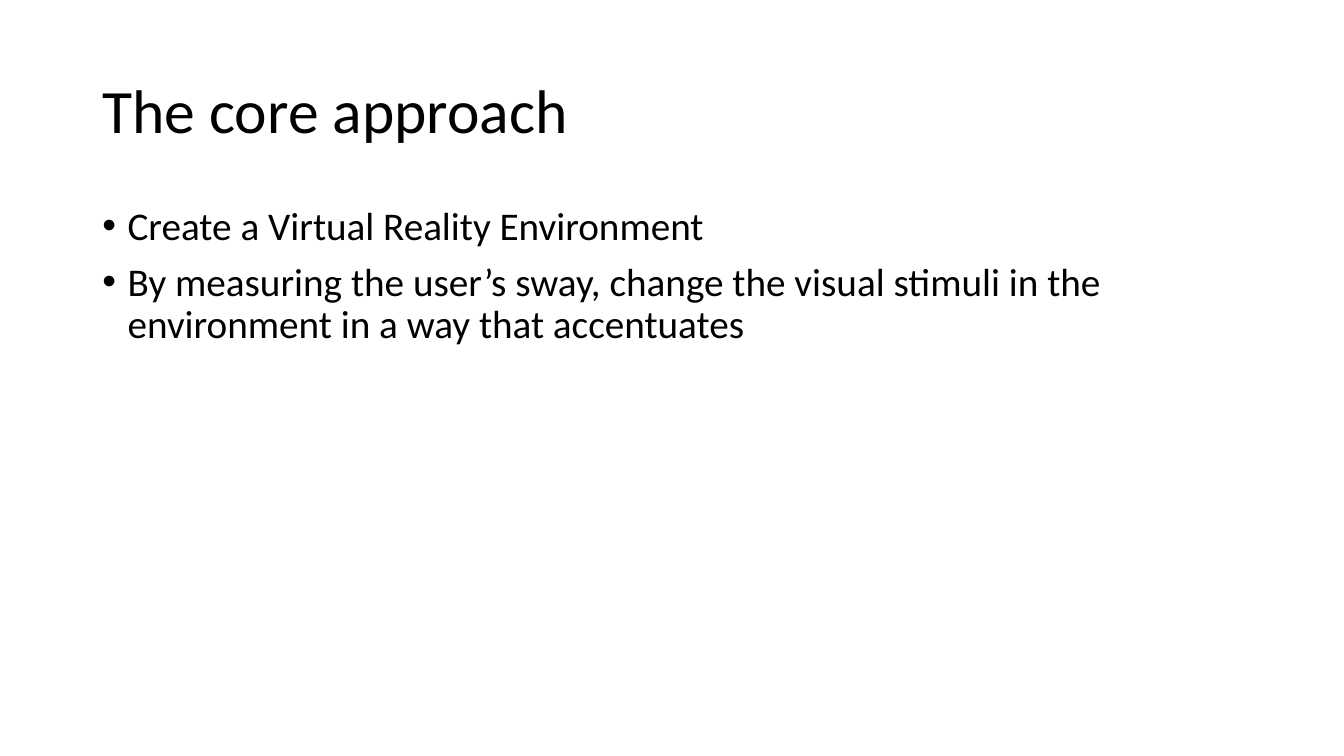
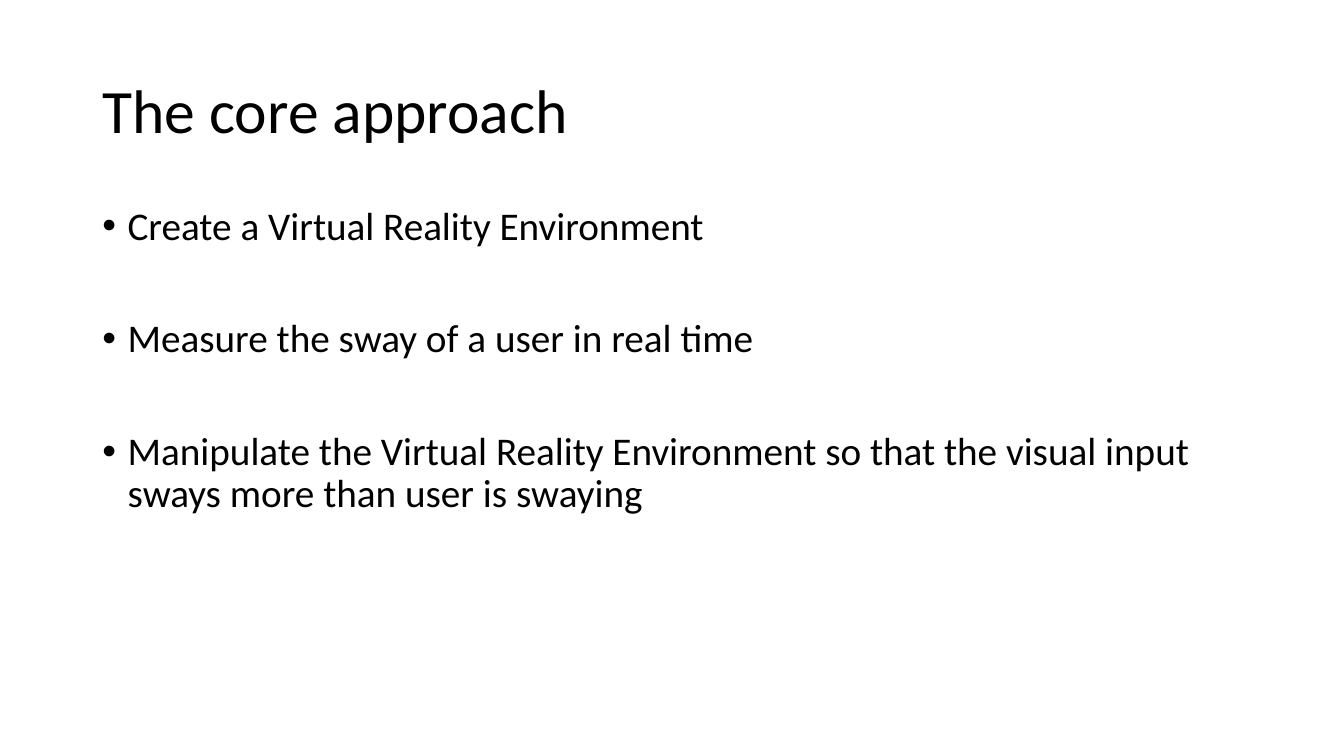
Before and after one commit to colonbrack3t/Final-Year-Project-2022, a slide deck: slide 3 of Final Year Project.pptx. Drawn at 1344x756 pixels with LibreOffice and Linux fonts; fonts in the diff are those of the drawing. Boxes give left, top, right and bottom in pixels: in the first picture for what was removed or moved away, otherwise in the second. Text is boxed around its words. In the diff, an @@ line names an element or a change of style, - is before the commit and + after.

Commit message:
Final presentation

```diff
--- a/Final Year Project.pptx
+++ b/Final Year Project.pptx
@@ text at [128,324,1189,514]: text changed @@
-• By measuring the user’s sway, change the visual stimuli in the environment in a way that accentuates
+• Measure the sway of a user in real time
+• Manipulate the Virtual Reality Environment so that the visual input sways more than user is swaying
```
Also in this commit, not shown: 7 other slides changed, 7 slides added, 1 slide removed.
